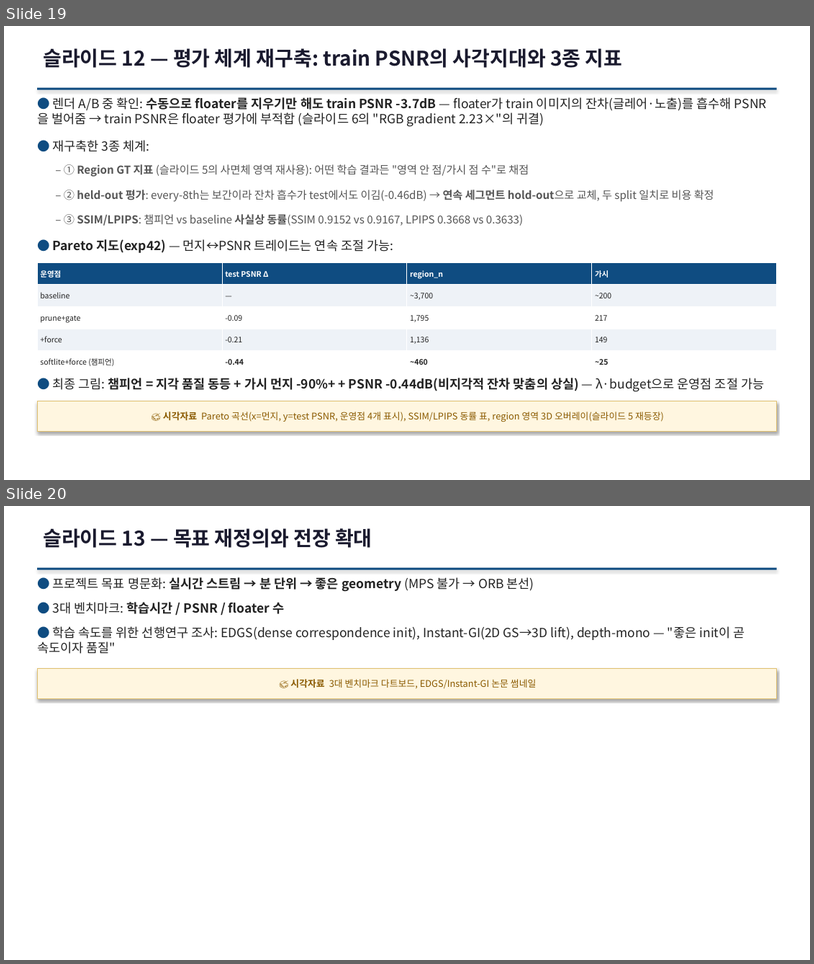
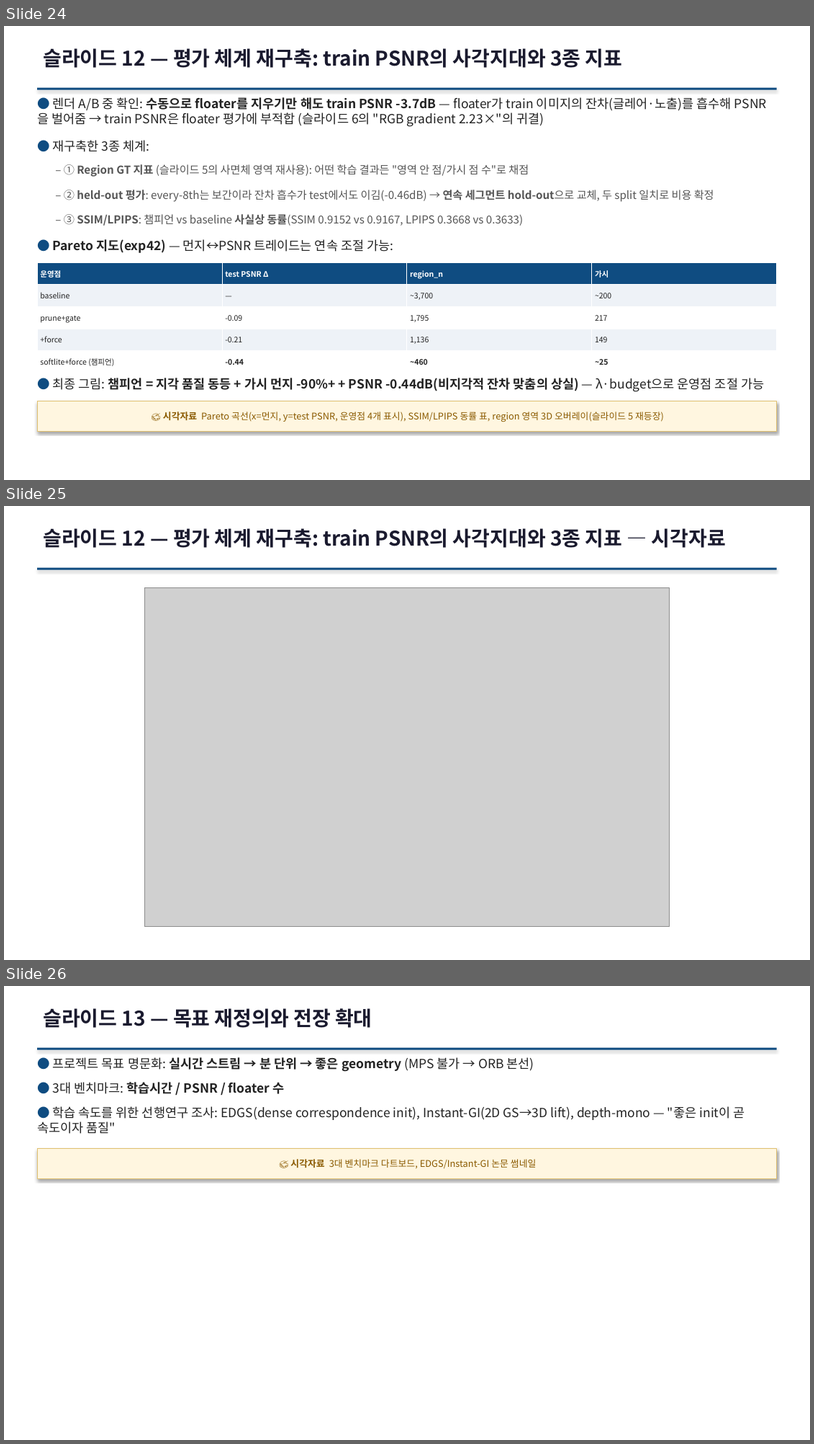
Before and after one commit to sawo0150/gs_floaterLab, a slide deck: context/ppt/gs_floater_deck.pptx. Shown one above the other, each under a label of ours: slides 19 and 20 before the commit, slides 24, 25 and 26 after it. The pictures are 814x964 and 814x1444 pixels, drawn with LibreOffice and Linux fonts; fonts in the diff are those of the drawing; grey boxes stand for pictures. Boxes give left, top, right and bottom in pixels: in the first picture for what was removed or moved away, otherwise in the second. Text is boxed around its words. In the diff, an @@ line names an element or a change of style, - is before the commit and + after.

```diff
--- a/context/ppt/gs_floater_deck.pptx
+++ b/context/ppt/gs_floater_deck.pptx
@@ slide 25 added at <box>4,506,810,960</box>, background #FFFFFF @@
@@ text added at <box>43,528,726,548</box>, 24 pt, text #1A1A2E, bold @@
+슬라이드 12 — 평가 체계 재구축: train PSNR의 사각지대와 3종 지표 — 시각자료
@@ rectangle added at <box>37,568,777,569</box>, fill #0F4C81 @@
@@ picture added at <box>145,587,670,926</box> @@
@@ what was slide 19 is now slide 24 @@
@@ what was slide 20 is now slide 26 @@
```
Also in this commit, not shown: 12 other slides added, 20 other files.
